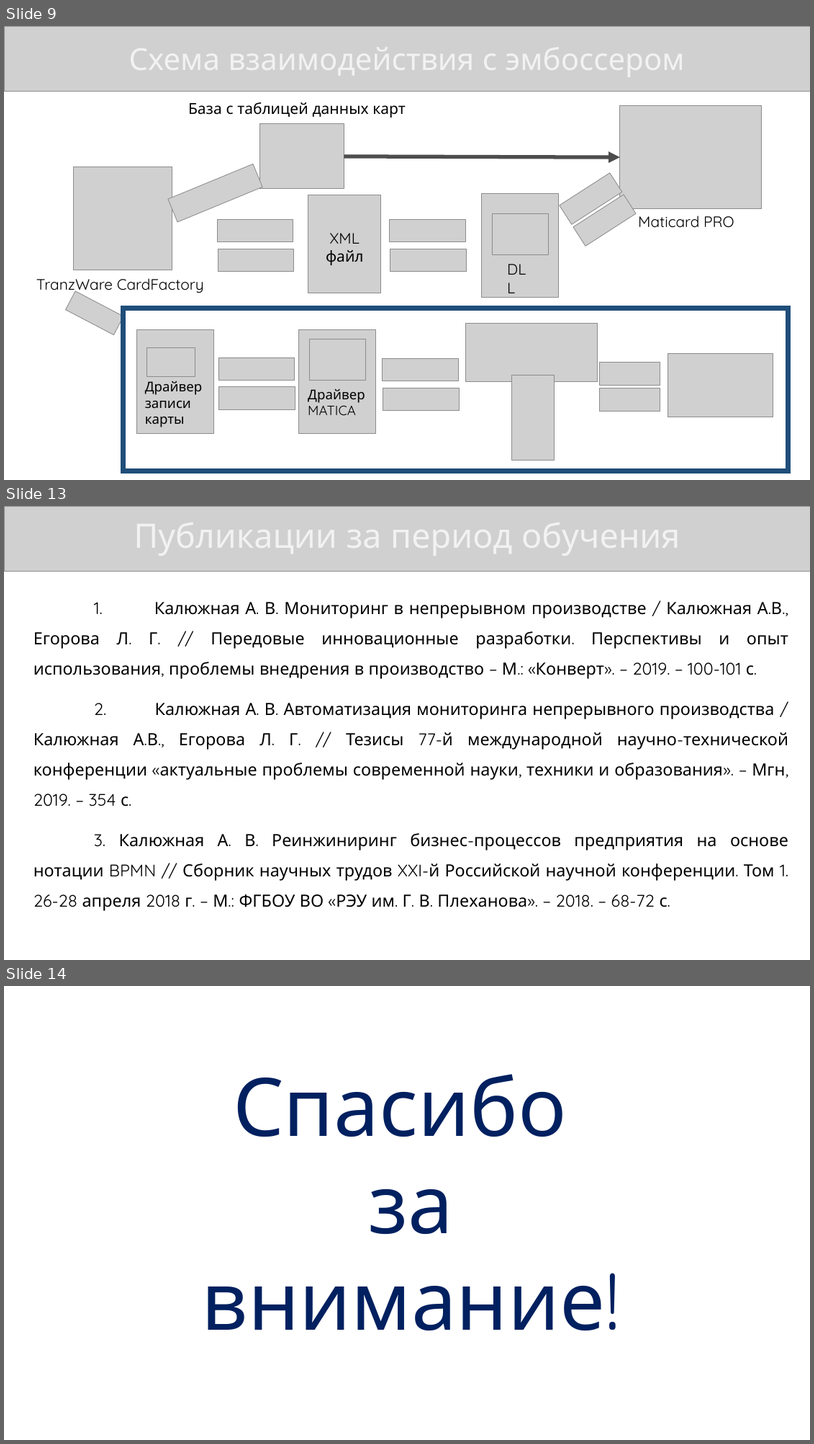
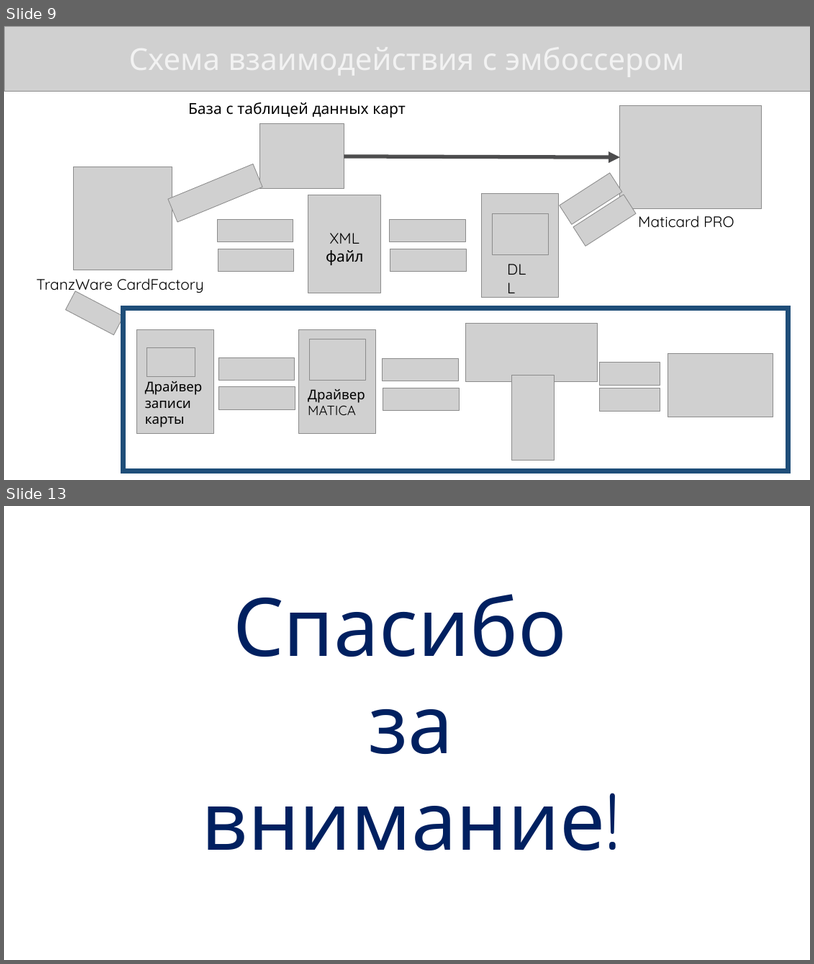
Before and after one commit to KonstantinShemyakin/Diplom, a slide deck: Presentation/NMSTU_Presentation.pptx. Shown one above the other, each under a label of ours: slides 9, 13 and 14 before the commit, slides 9 and 13 after it; the slides between them are not shown. The pictures are 814x1444 and 814x964 pixels, drawn with LibreOffice and Linux fonts; fonts in the diff are those of the drawing; grey boxes stand for pictures. Boxes give left, top, right and bottom in pixels: in the first picture for what was removed or moved away, otherwise in the second. Text is boxed around its words. In the diff, an @@ line names an element or a change of style, - is before the commit and + after.

```diff
--- a/Presentation/NMSTU_Presentation.pptx
+++ b/Presentation/NMSTU_Presentation.pptx
@@ slide 13 removed at (4, 506, 810, 960), background #FFFFFF @@
@@ picture removed at (4, 506, 810, 571) @@
@@ text removed at (34, 602, 789, 911) @@
-1. Калюжная А. В. Мониторинг в непрерывном производстве / Калюжная А.В., Егорова Л. Г. // Передовые инновационные разработки. Перспективы и опыт использования, проблемы внедрения в производство – М.: «Конверт». – 2019. – 100-101 с.
-2. Калюжная А. В. Автоматизация мониторинга непрерывного производства / Калюжная А.В., Егорова Л. Г. // Тезисы 77-й международной научно-технической конференции «актуальные проблемы современной науки, техники и образования». – Мгн, 2019. – 354 с.
-3. Калюжная А. В. Реинжиниринг бизнес-процессов предприятия на основе нотации BPMN // Сборник научных трудов XXI-й Российской научной конференции. Том 1. 26-28 апреля 2018 г. – М.: ФГБОУ ВО «РЭУ им. Г. В. Плеханова». – 2018. – 68-72 с.
@@ what was slide 14 is now slide 13 @@
```
Also in this commit, not shown: 2 slides changed, 1 slide added, 1 other slide removed.
